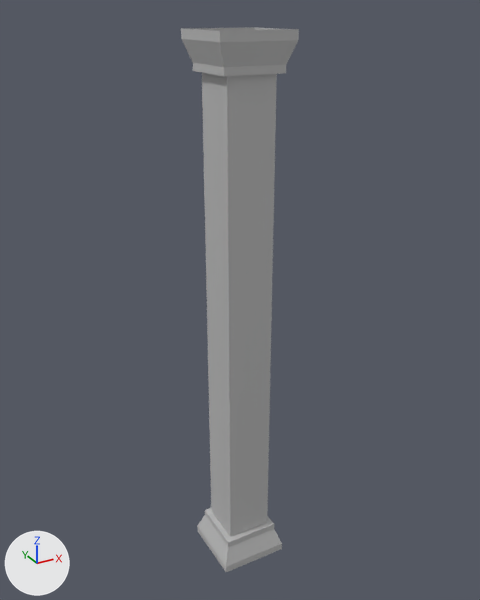
One commit to the FBX model Assets/Models/Room objectz/Model_Level_Piller_Tall.fbx: the scene before it, then after it.
Before and after are seen from a camera (50 mm lens) standing at (-6.26, -11.43, 12.35) and looking at (0.13, 0.19, 6.53). Lighting does not change. The marker at lower left points along +X, +Y and +Z. Where no turn or scale is listed for an object, it has been applied to the vertices.

In view in the first picture: 'Piller_Tall'.
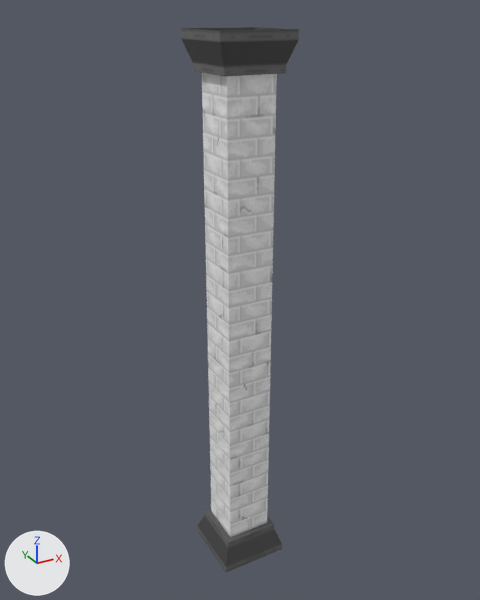
Changed parts and their boxes [x1, y1, x2, y2] in the pictures (480 x 600 px):
'Piller_Tall', recoloured
    both: [181, 27, 299, 572]

Diff of the bpy script that builds the scene:
```diff
--- a/Assets/Models/Room objectz/Model_Level_Piller_Tall.fbx.py
+++ b/Assets/Models/Room objectz/Model_Level_Piller_Tall.fbx.py
@@ img_piller_tex_alb_png @@
+img_piller_tex_alb_png = load_image('Piller_TEX_ALB.png', '../../Textures/Piller_TEX_ALB.png', 128, 128, 'sRGB')
@@ mat_lambert2 @@
+mat_lambert2 = principled_material('lambert2')
+mat_lambert2.texture = img_piller_tex_alb_png
@@ me_mesh @@
 me_mesh.from_pydata(...)  # 44 vertices, 40 faces; spans x -0.79..0.79, y -0.79..0.79, z 0.0..12.0
-me_mesh.materials.append(mat_lambert1)  # grey #bcbcbc
+me_mesh.materials.append(mat_lambert2)  # picture img_piller_tex_alb_png
```
